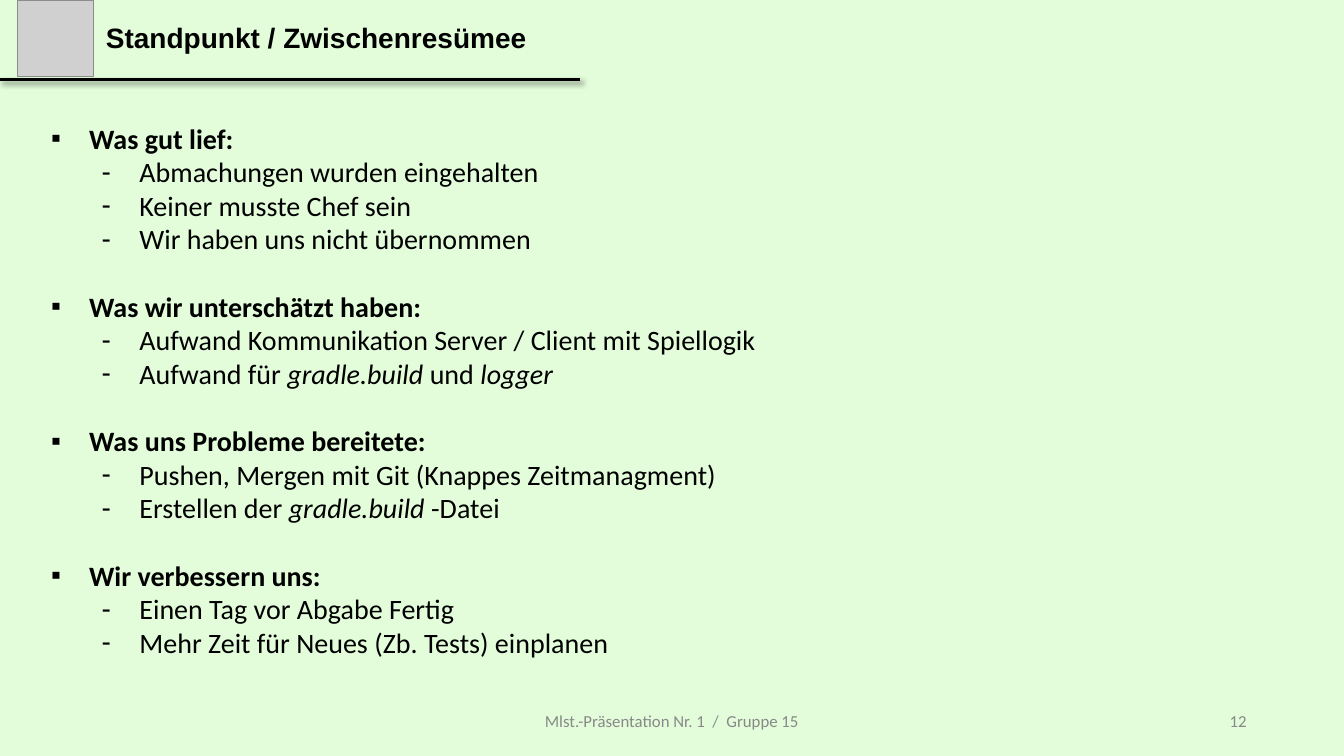
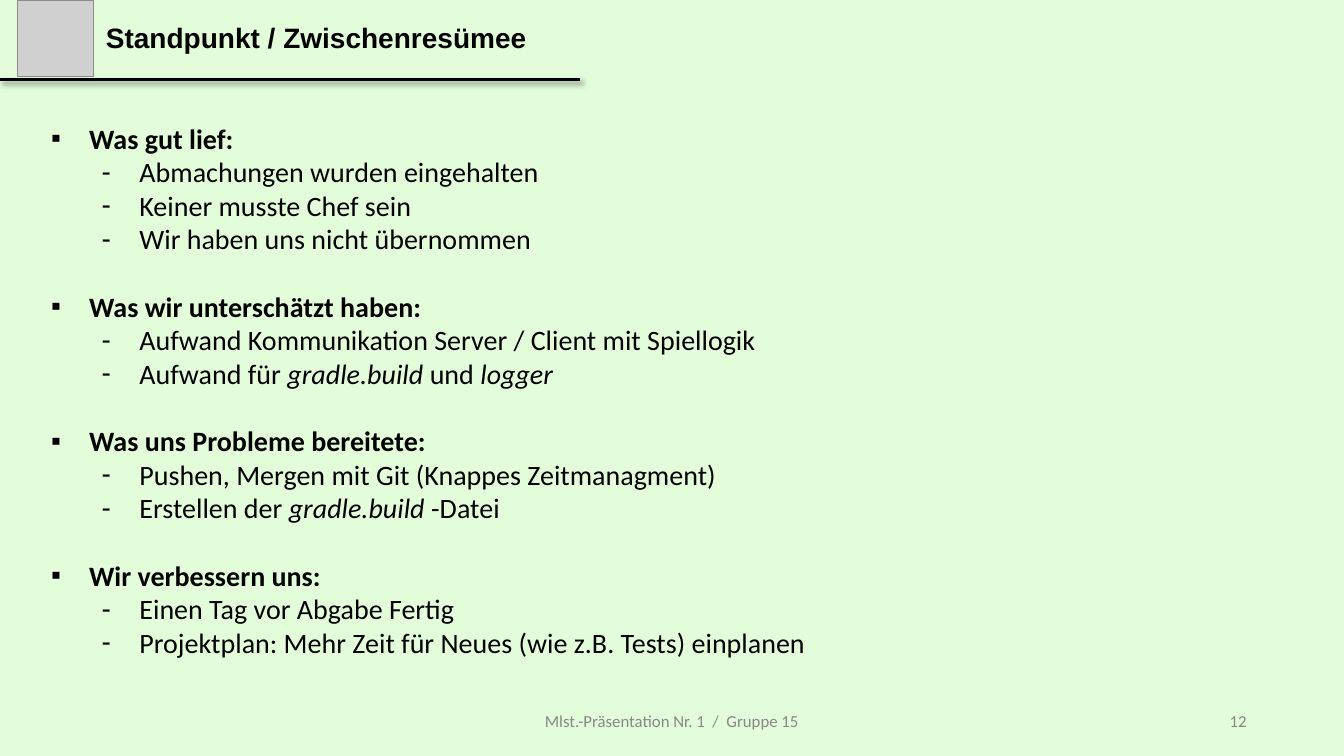
Before and after one commit to gjoyet/skipBo, a slide deck: slide 12 of 00_General/Presentation/MS 3/Presentation_Milestone_iii_Master.pptx. Drawn at 1344x756 pixels with LibreOffice and Linux fonts; fonts in the diff are those of the drawing; grey boxes stand for pictures. Boxes give left, top, right and bottom in pixels: in the first picture for what was removed or moved away, otherwise in the second. Text is boxed around its words. In the diff, an @@ line names an element or a change of style, - is before the commit and + after.

```diff
--- a/00_General/Presentation/MS 3/Presentation_Milestone_iii_Master.pptx
+++ b/00_General/Presentation/MS 3/Presentation_Milestone_iii_Master.pptx
@@ text at [139,632,805,658]: text changed @@
-  – Mehr Zeit für Neues (Zb. Tests) einplanen
+  – Projektplan: Mehr Zeit für Neues (wie z.B. Tests) einplanen
```
Also in this commit, not shown: 3 other slides changed.
